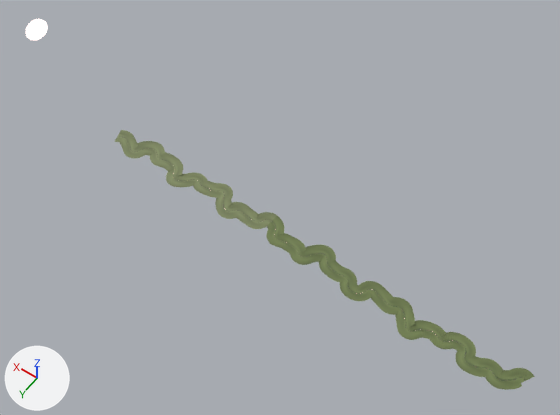
The glTF model frontend/projects/ride/public/courses/angliru.glb as it was, and as the next commit left it.
Camera for both pictures: a 50 mm camera at (-54.0, 11713.0, 19977.0) aimed at (8603.0, -407.0, 931.0). Every picture has the same lights, and +X, +Y and +Z are marked at lower left. The older version comes first. Where no turn or scale is listed for an object, it has been applied to the vertices.

Names of what the first picture shows: 'Land_000', 'Land_001', 'Land_002', 'Land_003', 'Land_004', 'Land_005', 'Land_006', 'Land_007', 'Land_008', 'Land_009', 'Land_011', 'Land_013' and 8 more.
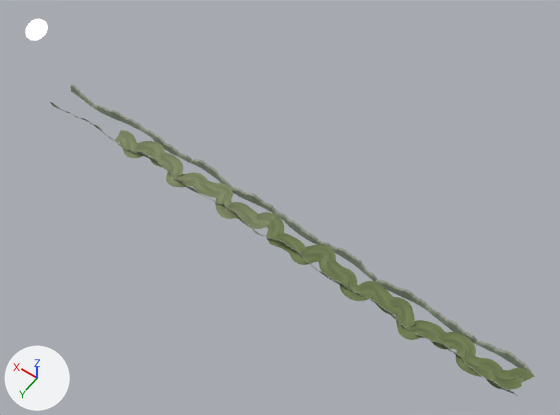
Boxes (x1, y1, x2, y2) around the edits, measured in the pictures (560 x 415 px):
'Peaks', added: after (50, 84, 531, 396)

What changed in the scene script:
```text
Add mat_peaks:
    mat_peaks = bpy.data.materials.new('Peaks')
    mat_peaks.use_nodes = True; mat_peaks.node_tree.nodes.clear()
    _N = mat_peaks.node_tree.nodes; _L = mat_peaks.node_tree.links
    n0 = _N.new('ShaderNodeBsdfPrincipled'); n0.name = 'Principled BSDF'
    n0.inputs[2].default_value = 0.85  # 'Roughness'
    n1 = _N.new('ShaderNodeOutputMaterial'); n1.name = 'Material Output'
    n2 = _N.new('ShaderNodeVertexColor'); n2.name = 'Color Attribute'
    _L.new(n0.outputs[0], n1.inputs[0])  # 'BSDF' to 'Surface'
    _L.new(n2.outputs[0], n0.inputs[0])  # 'Color' to 'Base Color'
Add me_peaks:
    me_peaks.from_pydata(...)  # 3200 vertices, 4788 faces; spans x 0.0..17613.0, y -1102.0..0.0, z 0.0..1431.0
    me_peaks.materials.append(mat_peaks)
Add ob_peaks:
    ob_peaks = bpy.data.objects.new('Peaks', me_peaks)
    ob_peaks.location = (-80.0, 686.0, -105.0)
```
